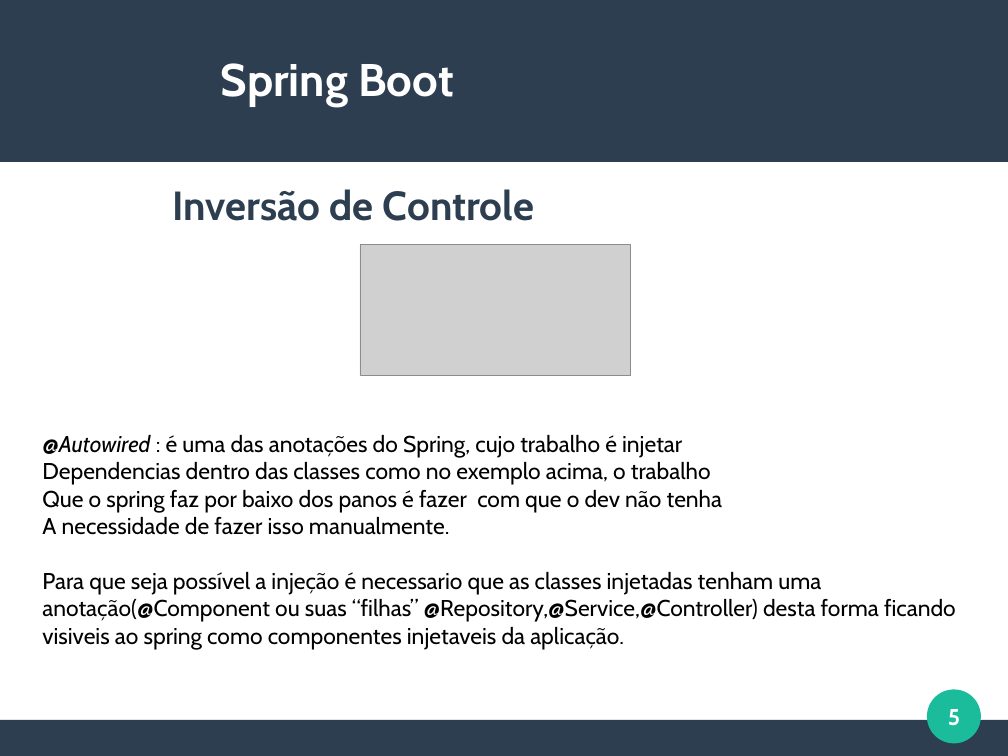
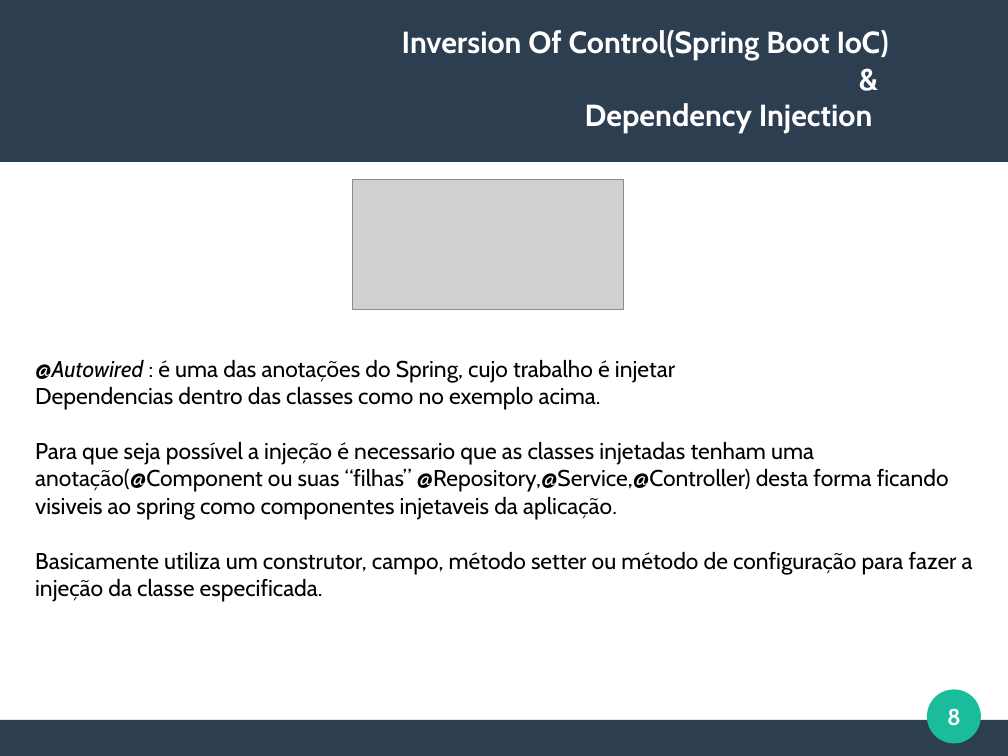
Before and after one commit to viniciusFortti/test, a slide deck: slide 8 of Apresentação/QuartaApresentacaoSpring.odp (slide 5 before the commit). Drawn at 1008x756 pixels with LibreOffice and Linux fonts; fonts in the diff are those of the drawing; grey boxes stand for pictures. Boxes give left, top, right and bottom in pixels: in the first picture for what was removed or moved away, otherwise in the second. Text is boxed around its words. In the diff, an @@ line names an element or a change of style, - is before the commit and + after.

```diff
--- a/Apresentação/QuartaApresentacaoSpring.odp
+++ b/Apresentação/QuartaApresentacaoSpring.odp
@@ title at (402, 30, 889, 133): text changed; size 36 to 24 pt @@
-Spring Boot
+Inversion Of Control(Spring Boot IoC)
+&
+Dependency Injection
@@ picture: place and size @@
-picture at (360, 245, 631, 376)
+picture at (353, 179, 624, 310)
@@ text removed at (173, 189, 534, 221) @@
-Inversão de Controle
@@ text "@Autowired : é uma das ...": place and size @@
-text "@Autowired : é uma das ..." at (42, 435, 956, 650)
+text "@Autowired : é uma das ..." at (35, 360, 973, 602)
@@ text at (35, 387, 601, 410): text changed @@
-Dependencias dentro das classes como no exemplo acima, o trabalho
-Que o spring faz por baixo dos panos é fazer com que o dev não tenha
-A necessidade de fazer isso manualmente.
+Dependencias dentro das classes como no exemplo acima.
@@ text at (35, 552, 973, 602): paragraph added @@
+Basicamente utiliza um construtor, campo, método setter ou método de configuração para fazer a injeção da classe especificada.
@@ page number at (947, 708, 961, 726): text changed @@
-5
+8
```
Also in this commit, not shown: 2 other slides changed, 15 slides added.
